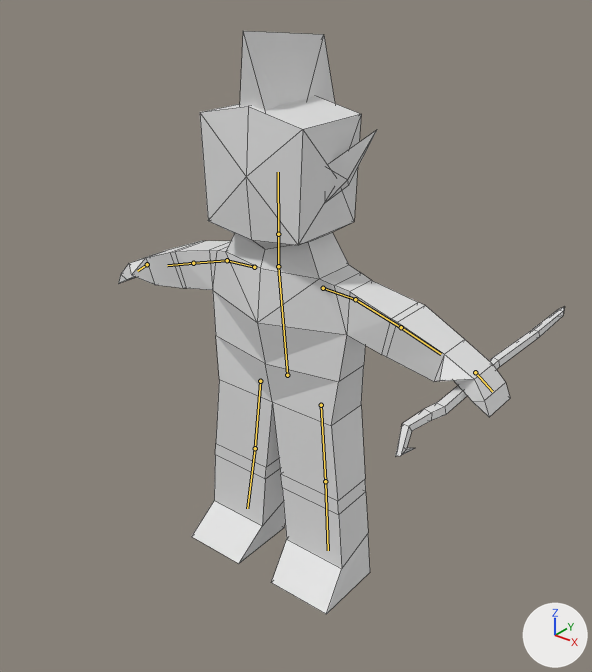
Renders of the Blender file art/model/human_model_0.1.blend from each side of a commit.
Both versions are drawn from a 50 mm lens placed at (4.1, -4.9, 3.52), pointed at (0.26, -0.1, 0.55). The lights are fixed; the arrows at lower right show +X, +Y and +Z. The bones that bend it are drawn over the model as lines. Mesh edges are drawn as thin lines.

The first picture shows 'ear.a', 'hair.a', 'human.mesh', 'staff.a'.
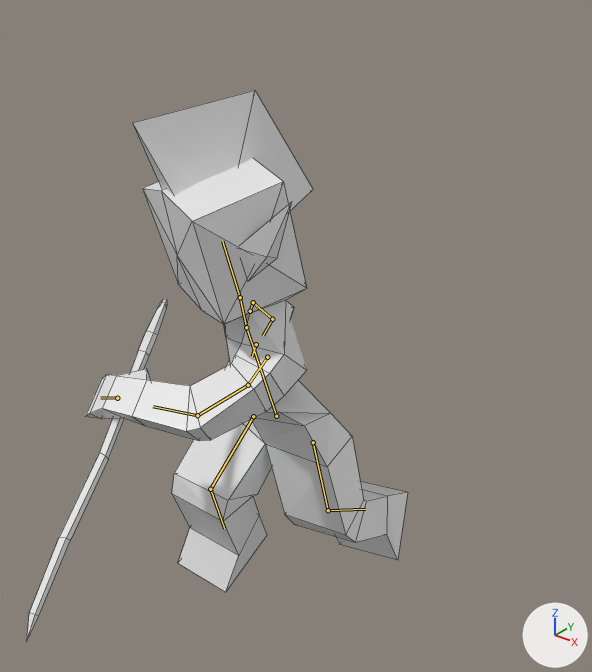
Commit message: attack 1

The newer file adds an action. The first version stands in its rest pose; the second is drawn at frame 10 of the action 'attack.1'.

What the commit changed:
Bone 'Center' (bone_center) moves from (0.0, 0.0, 0.0) to (0.0, -0.33, 0.192).
Bone 'Center' (bone_center) turns from (0, 0, 0) to (14, 0, 0) degrees about its own x, y and z.
Bone 'shoulder.r' (bone_shoulder_r) moves from (0.0, 0.0, 0.0) to (-0.025, -0.079, -0.23).
Bone 'shoulder.r' (bone_shoulder_r) turns from (0, 0, 0) to (-47, 13, 15) degrees about its own x, y and z.
Bone 'bicep.r' (bone_bicep_r) turns from (0, 0, 0) to (-11, 6, 24) degrees about its own x, y and z.
Bone 'forearm.r' (bone_forearm_r) turns from (0, 0, 0) to (38, 6, 6) degrees about its own x, y and z.
Bone 'neck' (bone_neck) turns from (0, 0, 0) to (-5, -18, 6) degrees about its own x, y and z.
Bone 'head' (bone_head) turns from (0, 0, 0) to (4, -3, 1) degrees about its own x, y and z.
Bone 'thigh.r' (bone_thigh_r) moves from (0.0, 0.0, 0.0) to (0.0, 0.001, 0.001).
Bone 'thigh.r' (bone_thigh_r) turns from (0, 0, 0) to (56, 5, 3) degrees about its own x, y and z.
Bone 'leg.r' (bone_leg_r) turns from (0, 0, 0) to (-67, -8, 4) degrees about its own x, y and z.
Bone 'shoulder.l' (bone_shoulder_l) moves from (0.0, 0.0, 0.0) to (-0.017, -0.081, 0.23).
Bone 'shoulder.l' (bone_shoulder_l) turns from (0, 0, 0) to (79, 3, -5) degrees about its own x, y and z.
Bone 'bicep.l' (bone_bicep_l) turns from (0, 0, 0) to (34, -2, -2) degrees about its own x, y and z.
Bone 'forearm.l' (bone_forearm_l) turns from (0, 0, 0) to (48, 1, 0) degrees about its own x, y and z.
Bone 'thigh.l' (bone_thigh_l) moves from (0.0, 0.0, 0.0) to (0.0, -0.001, -0.001).
Bone 'thigh.l' (bone_thigh_l) turns from (0, 0, 0) to (5, -8, 1) degrees about its own x, y and z.
Bone 'leg.l' (bone_leg_l) turns from (0, 0, 0) to (-55, 2, 0) degrees about its own x, y and z.

Location of each change, [x1, y1, x2, y2] in pixels of the pictures (592 x 672 px):
'human.mesh', posed (18% narrower, 16% shorter)
    before: [118, 96, 510, 614]
    after: [85, 158, 408, 592]
'hair.a', posed
    before: [240, 31, 335, 111]
    after: [133, 90, 313, 211]
'staff.a', posed (18% narrower, 126% taller)
    before: [395, 306, 565, 456]
    after: [27, 299, 167, 640]
'ear.a', posed
    before: [328, 130, 377, 200]
    after: [243, 202, 292, 281]
bone 'Center', root to tip
    before: (287, 375) to (278, 266)
    after: (276, 416) to (246, 327)
bone 'shoulder.r', root to tip
    before: (254, 267) to (227, 260)
    after: (250, 311) to (253, 302)
bone 'bicep.r', root to tip
    before: (227, 260) to (193, 263)
    after: (253, 302) to (272, 319)
bone 'forearm.r', root to tip
    before: (193, 263) to (167, 265)
    after: (272, 319) to (263, 335)
bone 'neck', root to tip
    before: (278, 266) to (278, 234)
    after: (246, 327) to (240, 297)
bone 'head', root to tip
    before: (278, 234) to (278, 172)
    after: (240, 297) to (222, 241)
bone 'thigh.r', root to tip
    before: (260, 381) to (255, 448)
    after: (253, 416) to (210, 489)
bone 'leg.r', root to tip
    before: (255, 448) to (247, 508)
    after: (210, 489) to (224, 528)
bone 'shoulder.l', root to tip
    before: (323, 288) to (355, 299)
    after: (267, 357) to (248, 385)
bone 'bicep.l', root to tip
    before: (355, 299) to (401, 327)
    after: (248, 385) to (197, 415)
bone 'forearm.l', root to tip
    before: (401, 327) to (441, 354)
    after: (197, 415) to (153, 406)
bone 'thigh.l', root to tip
    before: (321, 405) to (325, 481)
    after: (313, 442) to (328, 510)
bone 'leg.l', root to tip
    before: (325, 481) to (328, 550)
    after: (328, 510) to (365, 509)
